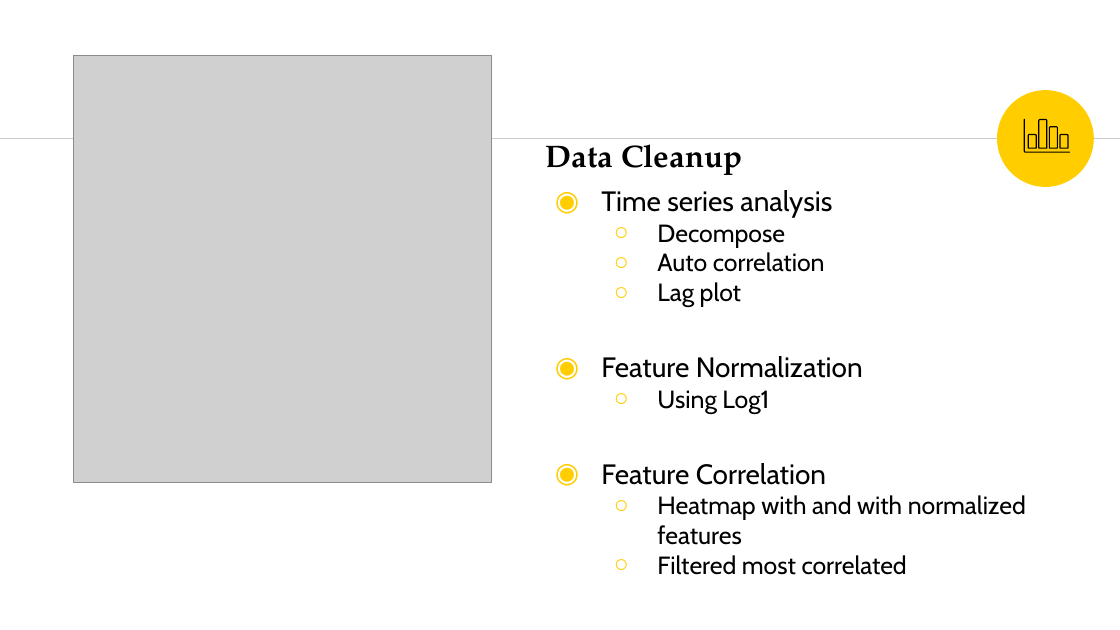
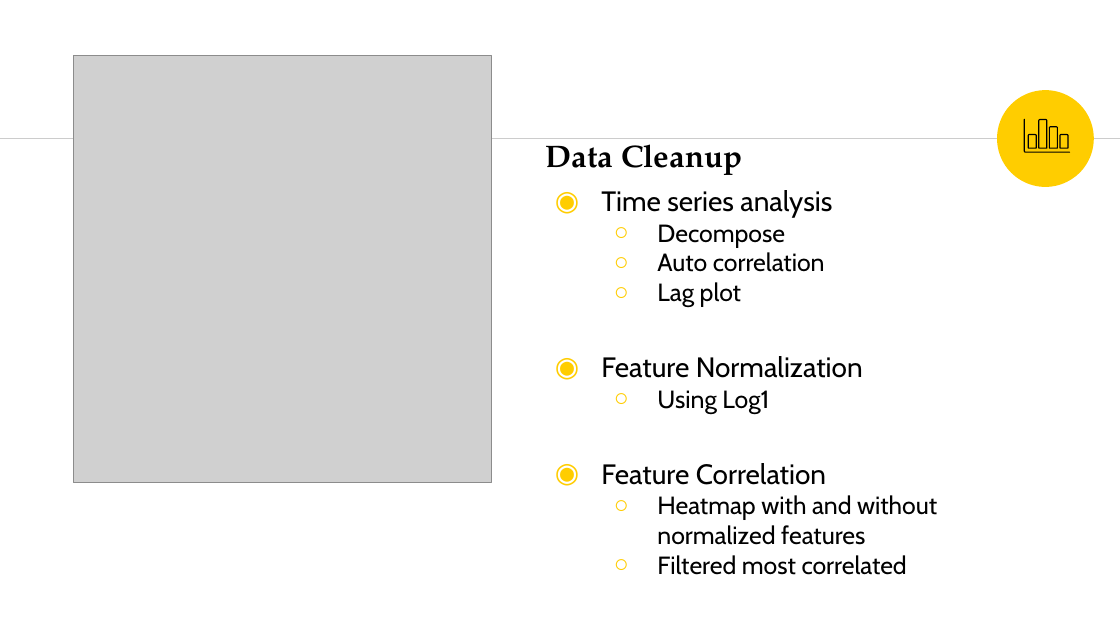
Before and after one commit to gvo34/energy-solar, a slide deck: slide 6 of Energy Solar ppt final version.pptx. Drawn at 1120x630 pixels with LibreOffice and Linux fonts; fonts in the diff are those of the drawing; grey boxes stand for pictures. Boxes give left, top, right and bottom in pixels: in the first picture for what was removed or moved away, otherwise in the second. Text is boxed around its words. In the diff, an @@ line names an element or a change of style, - is before the commit and + after.

Commit message:
update text

```diff
--- a/Energy Solar ppt final version.pptx
+++ b/Energy Solar ppt final version.pptx
@@ text at bbox=[657, 495, 937, 545]: text changed @@
-  ○ Heatmap with and with normalized features
+  ○ Heatmap with and without normalized features
```
Also in this commit, not shown: 3 other slides changed, 2 slides removed.
